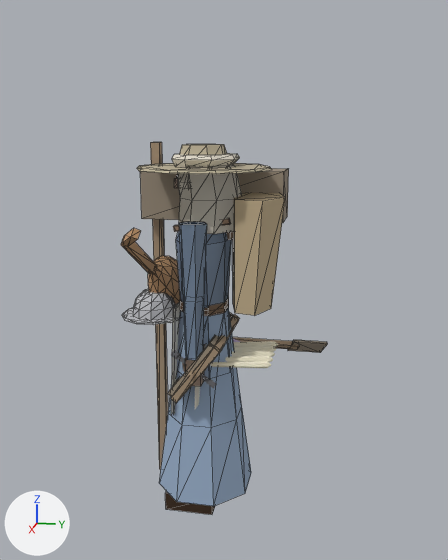
One commit to the glTF model game/assets/modelle/figuren/figur_mensch.glb: the scene before it, then after it.
The view is the same before and after, from a 50 mm camera at (2.79, 0.65, 1.87) aimed at (-0.07, 0.08, 1.16). The axes (+X, +Y, +Z) are drawn at lower left. The lights are the same throughout. The picture after the commit comes second. Mesh edges are drawn as thin lines on the coarser meshes.

In view in the first picture: 'Barett', 'Buendel', 'Dochtstab', 'Kiepe', 'Koerper_Frau', 'Koerper_Mann', 'Lappen', 'Laute', 'Schleier', 'Sieb', 'Stab', 'Strohhut' and 5 more.
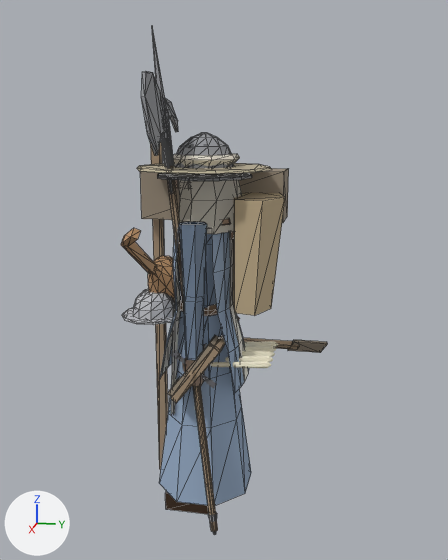
Commit message: Figuren: Wachen-Tracht (Eisenhut, Waffenrock, Hellebarde) für die Torwächter

What changed in the scene script:
```text
Add me_waffenrock:
    me_waffenrock.from_pydata(...)  # 64 vertices, 84 faces; spans x -0.2..0.2, y -0.206..0.206, z 0.69..1.445
    me_waffenrock.materials.append(mat_figur)
Add me_hellebarde:
    me_hellebarde.from_pydata(...)  # 100 vertices, 156 faces; spans x -0.11..0.33, y -0.21..0.12, z 0.01..2.3
    me_hellebarde.materials.append(mat_figur)
Add me_eisenhut:
    me_eisenhut.from_pydata(...)  # 108 vertices, 178 faces; spans x -0.218..0.218, y -0.215..0.222, z 1.652..1.848
    me_eisenhut.materials.append(mat_figur)
Add ob_waffenrock:
    ob_waffenrock = bpy.data.objects.new('Waffenrock', me_waffenrock)
    ob_waffenrock.location = (0.0, 0.0, 0.0)
Add ob_hellebarde:
    ob_hellebarde = bpy.data.objects.new('Hellebarde', me_hellebarde)
    ob_hellebarde.location = (0.0, 0.0, 0.0)
Add ob_eisenhut:
    ob_eisenhut = bpy.data.objects.new('Eisenhut', me_eisenhut)
    ob_eisenhut.location = (0.0, 0.0, 0.0)
```

What differs and where, as boxes [x1, y1, x2, y2] in the pictures (448 x 560 px):
'Hellebarde', added
    after: [141, 26, 218, 535]
'Waffenrock', added
    after: [159, 227, 249, 392]
'Eisenhut', added
    after: [157, 133, 252, 181]
